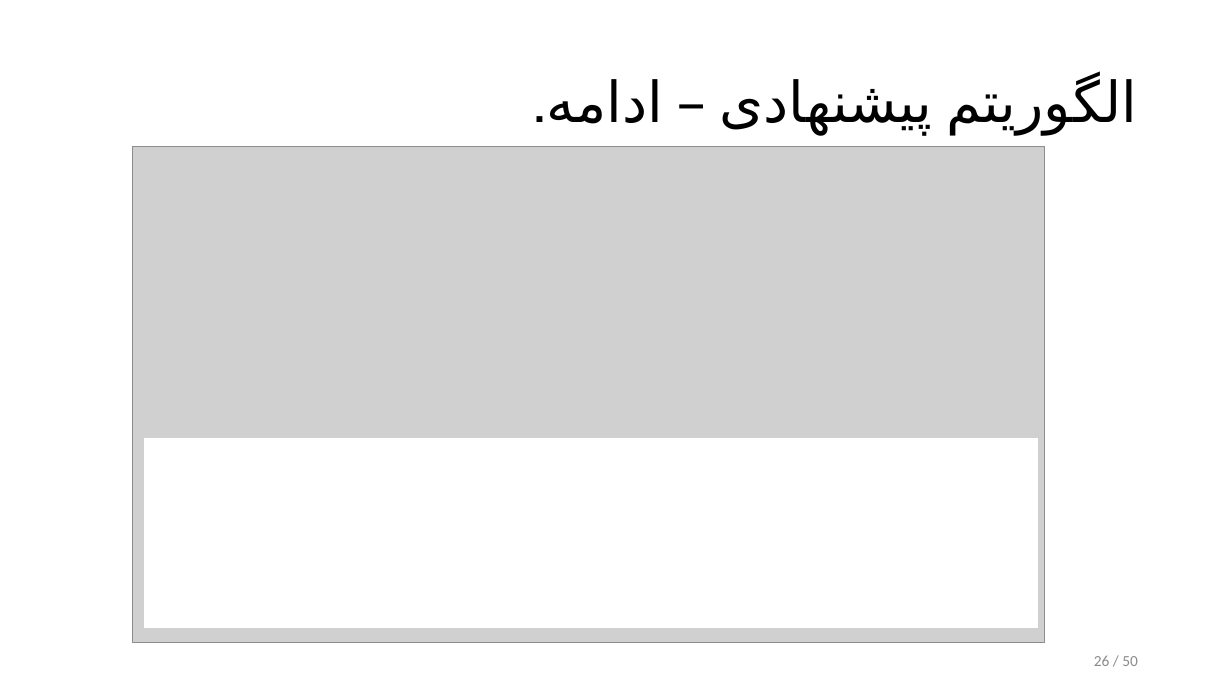
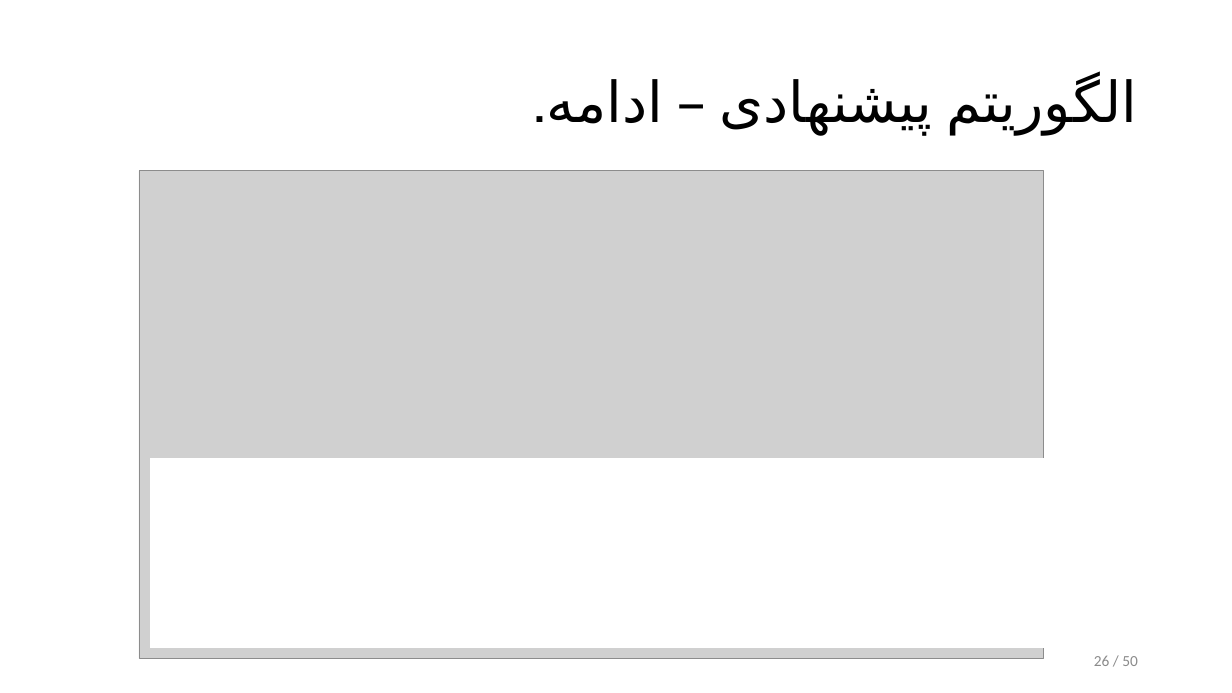
Before and after one commit to alphamarket/defence.pres, a slide deck: slide 26 of defence.pptx. Drawn at 1232x693 pixels with LibreOffice and Linux fonts; fonts in the diff are those of the drawing; grey boxes stand for pictures. Boxes give left, top, right and bottom in pixels: in the first picture for what was removed or moved away, otherwise in the second. Text is boxed around its words. In the diff, an @@ line names an element or a change of style, - is before the commit and + after.

Commit message:
@ defence.pptx: HD images replaced, some images converted to text

```diff
--- a/defence.pptx
+++ b/defence.pptx
@@ picture: place and size @@
-picture at (133, 147, 1045, 642)
+picture at (139, 171, 1043, 659)
@@ rectangle: place and size @@
-rectangle at (145, 439, 1038, 628)
+rectangle at (151, 459, 1043, 648)
@@ rectangle: place and size @@
-rectangle at (145, 563, 1038, 628)
+rectangle at (151, 583, 1043, 648)
```
Also in this commit, not shown: 25 other slides changed.
